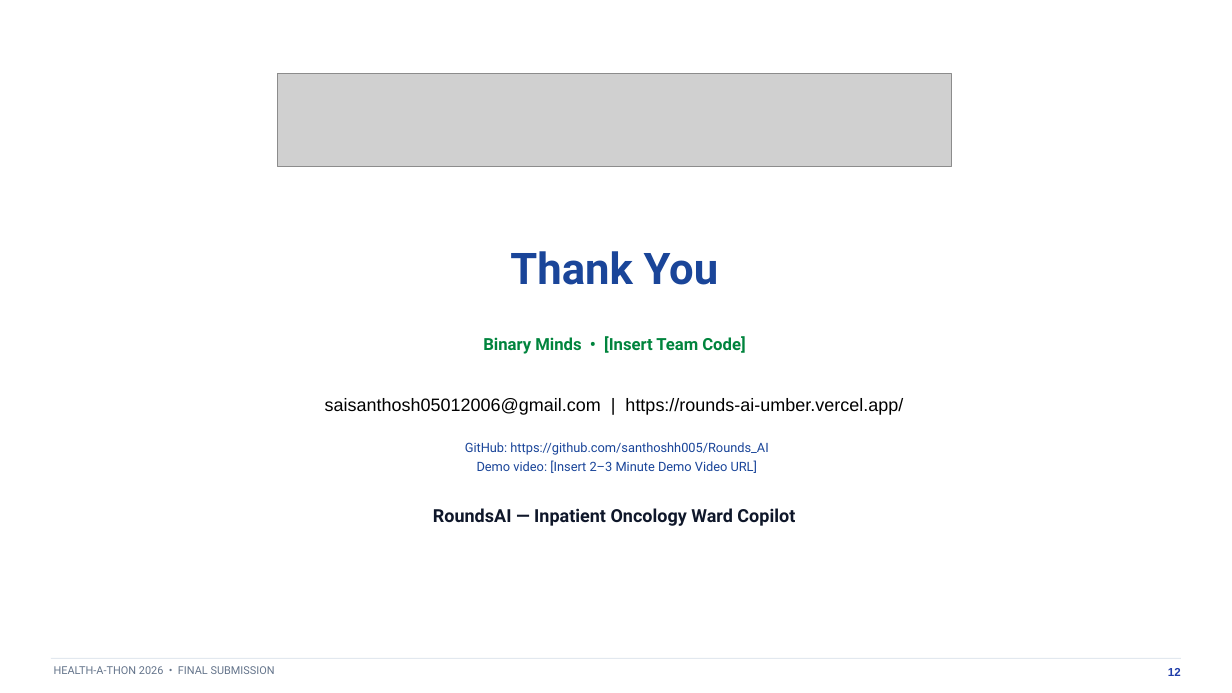
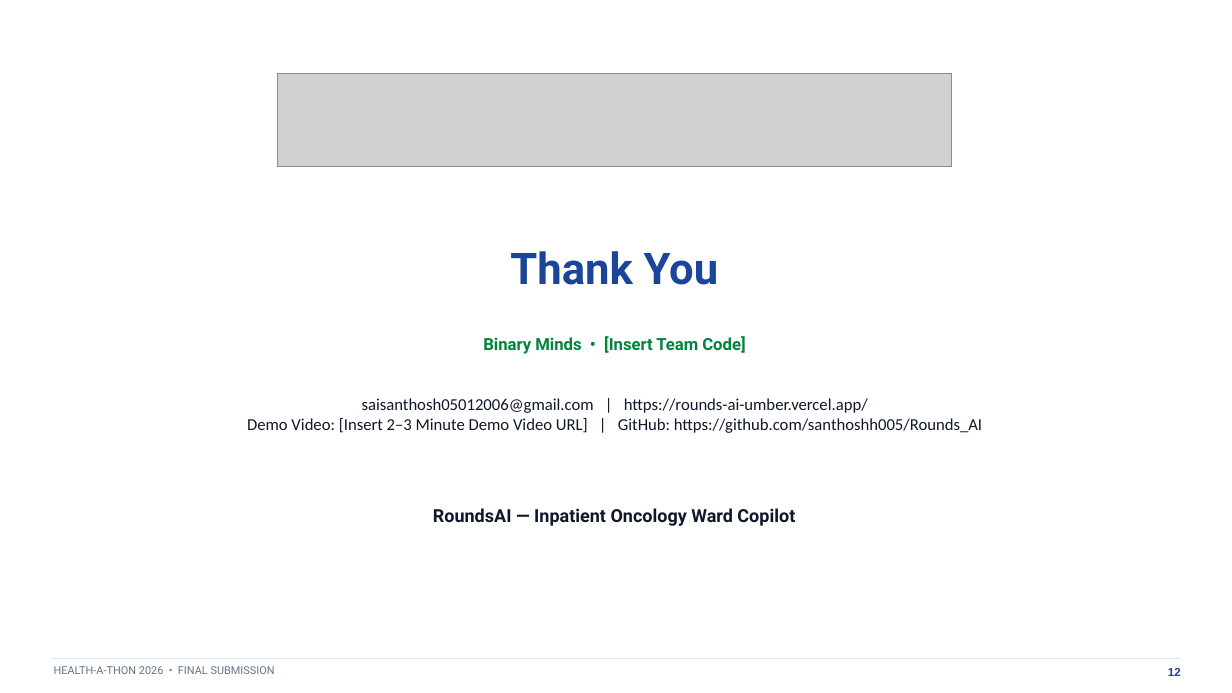
Before and after one commit to santhoshh005/Rounds_AI, a slide deck: slide 12 of Health-a-thon 2026 - Final Presentation (Binary Minds).pptx. Drawn at 1232x693 pixels with LibreOffice and Linux fonts; fonts in the diff are those of the drawing; grey boxes stand for pictures. Boxes give left, top, right and bottom in pixels: in the first picture for what was removed or moved away, otherwise in the second. Text is boxed around its words. In the diff, an @@ line names an element or a change of style, - is before the commit and + after.

```diff
--- a/Health-a-thon 2026 - Final Presentation (Binary Minds).pptx
+++ b/Health-a-thon 2026 - Final Presentation (Binary Minds).pptx
@@ text at (x1=247, y1=418, x2=982, y2=433): paragraph added @@
+Demo Video: [Insert 2–3 Minute Demo Video URL] | GitHub: https://github.com/santhoshh005/Rounds_AI
@@ text at (x1=362, y1=398, x2=868, y2=413): size 14 to 13 pt, font Arial to Calibri, text colour #000000 to #0F172A in "saisanthosh05012006@gmail.com | https://rounds-ai-umber.verc ..."; less space between paragraphs @@
@@ text removed at (x1=465, y1=442, x2=768, y2=473) @@
-GitHub: https://github.com/santhoshh005/Rounds_AI
-Demo video: [Insert 2–3 Minute Demo Video URL]
```
Also in this commit, not shown: 1 other file.
